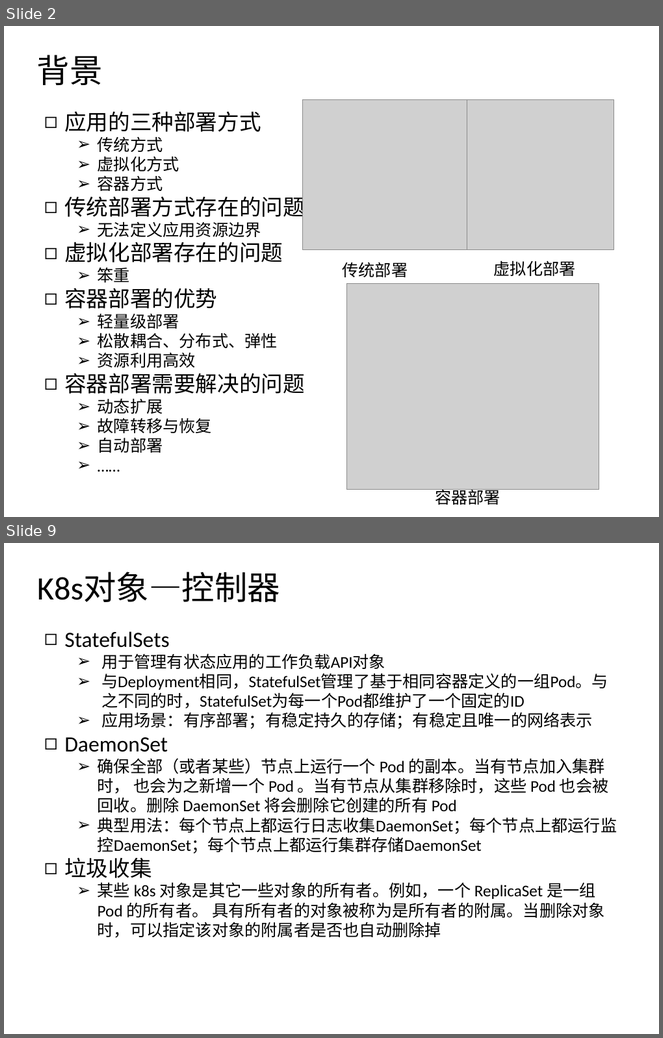
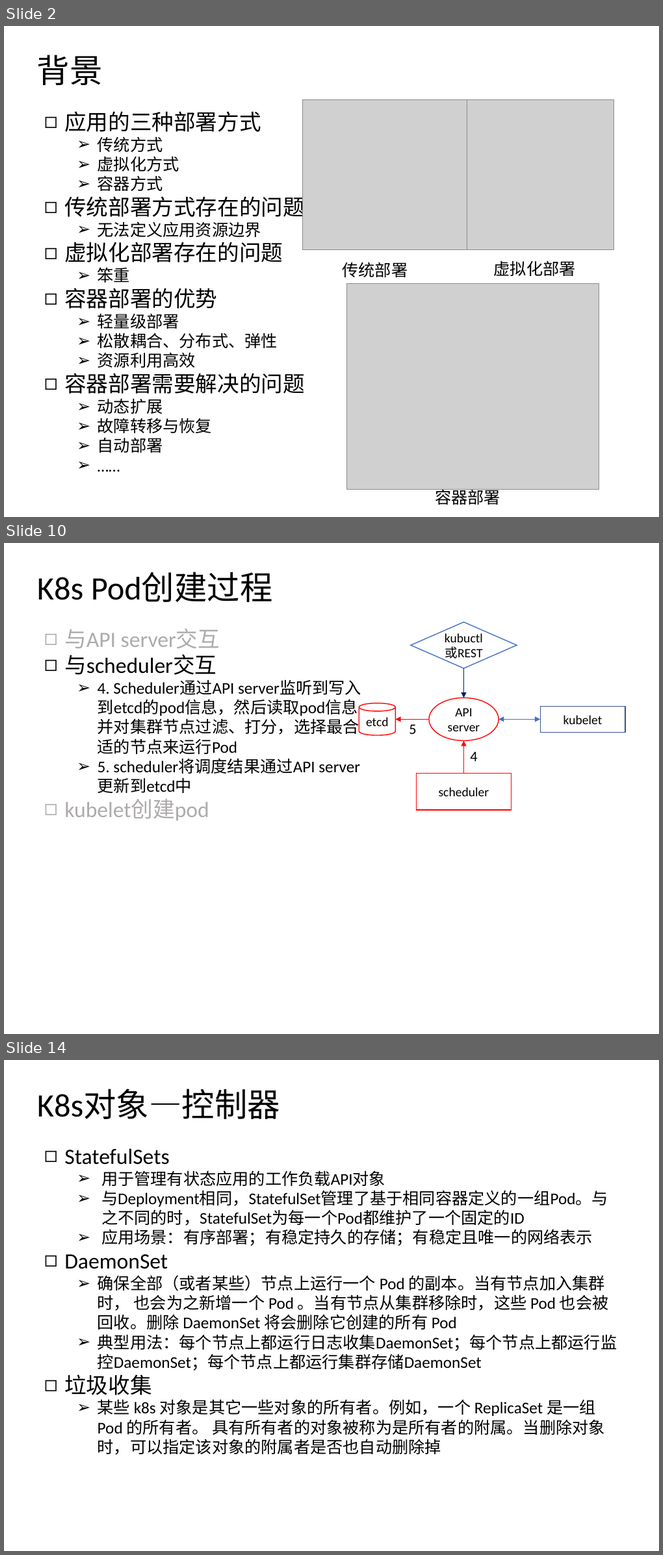
Before and after one commit to csluluyao/k8s_research, a slide deck: k8s_week1.pptx. Shown one above the other, each under a label of ours: slides 2 and 9 before the commit, slides 2, 10 and 14 after it; the slides between them are not shown. The pictures are 663x1038 and 663x1555 pixels, drawn with LibreOffice and Linux fonts; fonts in the diff are those of the drawing; grey boxes stand for pictures. Boxes give left, top, right and bottom in pixels: in the first picture for what was removed or moved away, otherwise in the second. Text is boxed around its words. In the diff, an @@ line names an element or a change of style, - is before the commit and + after.

```diff
--- a/k8s_week1.pptx
+++ b/k8s_week1.pptx
@@ slide 10 added at <box>4,543,659,1034</box>, background #FFFFFF @@
@@ text added at <box>37,572,273,602</box>, 36 pt, text #000000 @@
+K8s Pod创建过程
@@ text added at <box>64,629,360,821</box>, 18 pt, text #000000 @@
+◻ 与API server交互
+◻ 与scheduler交互
+  ➢ 4. Scheduler通过API server监听到写入到etcd的pod信息，然后读取pod信息并对集群节点过滤、打分，选择最合适的节点来运行Pod
+  ➢ 5. scheduler将调度结果通过API server更新到etcd中
+◻ kubelet创建pod
@@ diamond added at <box>411,622,517,669</box>, outline #4472C4 1 pt, 14 pt, text #000000 @@
+kubuctl
+或REST
@@ arrow added from (464, 668) to (464, 698), #002060 1 pt @@
@@ ellipse added at <box>429,698,499,741</box>, outline #FF0000 1 pt, 14 pt, text #000000 @@
+API
+server
@@ cylinder added at <box>359,704,396,735</box>, outline #FF0000 1 pt, 14 pt, text #000000 @@
+etcd
@@ rectangle added at <box>541,706,626,732</box>, outline #325491 1 pt, 14 pt, text #000000 @@
+kubelet
@@ arrow added from (429, 719) to (396, 719), #FF0000 1 pt @@
@@ text added at <box>409,724,416,734</box>, 16 pt, text #000000 @@
+5
@@ elbow double arrow added from (541, 719) to (499, 719), #4472C4 1 pt @@
@@ elbow arrow added from (464, 774) to (464, 741), #FF0000 1 pt @@
@@ text added at <box>470,752,477,761</box>, 16 pt, text #000000 @@
+4
@@ rectangle added at <box>416,774,511,810</box>, outline #FF0000 1 pt, 14 pt, text #000000 @@
+scheduler
@@ what was slide 9 is now slide 14 @@
```
Also in this commit, not shown: 9 slides changed, 5 other slides added, 2 slides removed, 2 other files.
